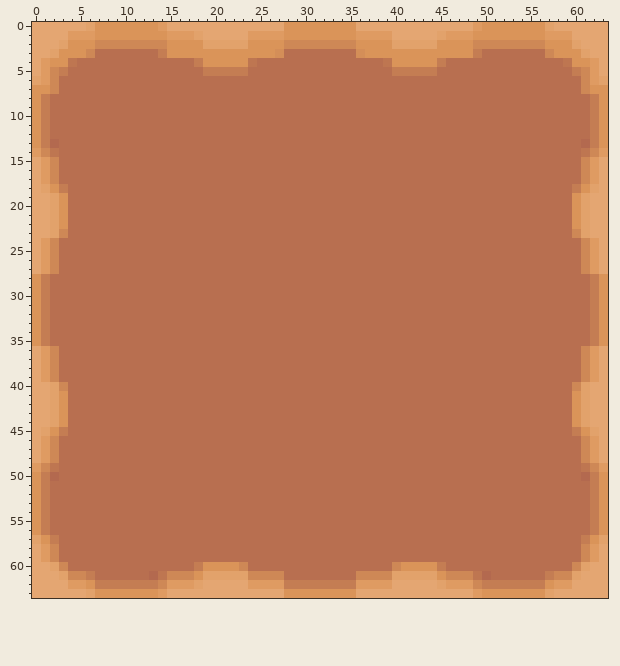
File history of a pixel-art sprite, src/plotLand.png. Above: the version before the commit.
The file is 64x64 pixels. Colours within 5 levels of each other are drawn and written as one.
After:
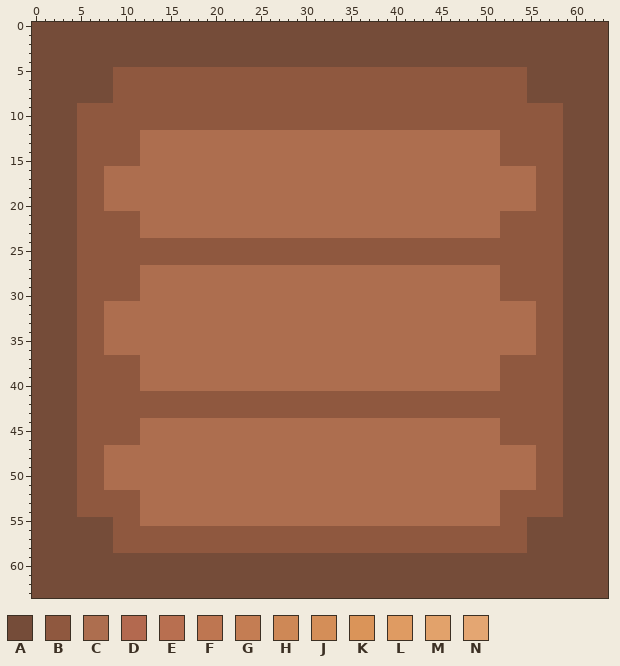
Palette (. is transparent): A #754c39  B #8f583f  C #ad6e4f  D #b3694f  E #b86f50  F #be7651  G #c47d53  H #ce8856  J #d48e58  K #da9459  L #df9b62  M #e2a26b  N #e4a672
From old to new:
Changed rows in their new state; - is an unchanged pixel.
first column x 0:
 0 AAAAAAAAAAAAAAAAAAAAAAAAAAAAAAAAAAAAAAAAAAAAAAAAAAAAAAAAAAAAAAAA
 1 AAAAAAAAAAAAAAAAAAAAAAAAAAAAAAAAAAAAAAAAAAAAAAAAAAAAAAAAAAAAAAAA
 2 AAAAAAAAAAAAAAAAAAAAAAAAAAAAAAAAAAAAAAAAAAAAAAAAAAAAAAAAAAAAAAAA
 3 AAAAAAAAAAAAAAAAAAAAAAAAAAAAAAAAAAAAAAAAAAAAAAAAAAAAAAAAAAAAAAAA
 4 AAAAAAAAAAAAAAAAAAAAAAAAAAAAAAAAAAAAAAAAAAAAAAAAAAAAAAAAAAAAAAAA
 5 AAAAAAAAABBBBBBBBBBBBBBBBBBBBBBBBBBBBBBBBBBBBBBBBBBBBBBAAAAAAAAA
 6 AAAAAAAAABBBBBBBBBBBBBBBBBBBBBBBBBBBBBBBBBBBBBBBBBBBBBBAAAAAAAAA
 7 AAAAAAAAABBBBBBBBBBBBBBBBBBBBBBBBBBBBBBBBBBBBBBBBBBBBBBAAAAAAAAA
 8 AAAAAAAAABBBBBBBBBBBBBBBBBBBBBBBBBBBBBBBBBBBBBBBBBBBBBBAAAAAAAAA
 9 AAAAABBBBBBBBBBBBBBBBBBBBBBBBBBBBBBBBBBBBBBBBBBBBBBBBBBBBBBAAAAA
10 AAAAABBBBBBBBBBBBBBBBBBBBBBBBBBBBBBBBBBBBBBBBBBBBBBBBBBBBBBAAAAA
11 AAAAABBBBBBBBBBBBBBBBBBBBBBBBBBBBBBBBBBBBBBBBBBBBBBBBBBBBBBAAAAA
12 AAAAABBBBBBBCCCCCCCCCCCCCCCCCCCCCCCCCCCCCCCCCCCCCCCCBBBBBBBAAAAA
13 AAAAABBBBBBBCCCCCCCCCCCCCCCCCCCCCCCCCCCCCCCCCCCCCCCCBBBBBBBAAAAA
14 AAAAABBBBBBBCCCCCCCCCCCCCCCCCCCCCCCCCCCCCCCCCCCCCCCCBBBBBBBAAAAA
15 AAAAABBBBBBBCCCCCCCCCCCCCCCCCCCCCCCCCCCCCCCCCCCCCCCCBBBBBBBAAAAA
16 AAAAABBBCCCCCCCCCCCCCCCCCCCCCCCCCCCCCCCCCCCCCCCCCCCCCCCCBBBAAAAA
17 AAAAABBBCCCCCCCCCCCCCCCCCCCCCCCCCCCCCCCCCCCCCCCCCCCCCCCCBBBAAAAA
18 AAAAABBBCCCCCCCCCCCCCCCCCCCCCCCCCCCCCCCCCCCCCCCCCCCCCCCCBBBAAAAA
19 AAAAABBBCCCCCCCCCCCCCCCCCCCCCCCCCCCCCCCCCCCCCCCCCCCCCCCCBBBAAAAA
20 AAAAABBBCCCCCCCCCCCCCCCCCCCCCCCCCCCCCCCCCCCCCCCCCCCCCCCCBBBAAAAA
21 AAAAABBBBBBBCCCCCCCCCCCCCCCCCCCCCCCCCCCCCCCCCCCCCCCCBBBBBBBAAAAA
22 AAAAABBBBBBBCCCCCCCCCCCCCCCCCCCCCCCCCCCCCCCCCCCCCCCCBBBBBBBAAAAA
23 AAAAABBBBBBBCCCCCCCCCCCCCCCCCCCCCCCCCCCCCCCCCCCCCCCCBBBBBBBAAAAA
24 AAAAABBBBBBBBBBBBBBBBBBBBBBBBBBBBBBBBBBBBBBBBBBBBBBBBBBBBBBAAAAA
25 AAAAABBBBBBBBBBBBBBBBBBBBBBBBBBBBBBBBBBBBBBBBBBBBBBBBBBBBBBAAAAA
26 AAAAABBBBBBBBBBBBBBBBBBBBBBBBBBBBBBBBBBBBBBBBBBBBBBBBBBBBBBAAAAA
27 AAAAABBBBBBBCCCCCCCCCCCCCCCCCCCCCCCCCCCCCCCCCCCCCCCCBBBBBBBAAAAA
28 AAAAABBBBBBBCCCCCCCCCCCCCCCCCCCCCCCCCCCCCCCCCCCCCCCCBBBBBBBAAAAA
29 AAAAABBBBBBBCCCCCCCCCCCCCCCCCCCCCCCCCCCCCCCCCCCCCCCCBBBBBBBAAAAA
30 AAAAABBBBBBBCCCCCCCCCCCCCCCCCCCCCCCCCCCCCCCCCCCCCCCCBBBBBBBAAAAA
31 AAAAABBBCCCCCCCCCCCCCCCCCCCCCCCCCCCCCCCCCCCCCCCCCCCCCCCCBBBAAAAA
32 AAAAABBBCCCCCCCCCCCCCCCCCCCCCCCCCCCCCCCCCCCCCCCCCCCCCCCCBBBAAAAA
33 AAAAABBBCCCCCCCCCCCCCCCCCCCCCCCCCCCCCCCCCCCCCCCCCCCCCCCCBBBAAAAA
34 AAAAABBBCCCCCCCCCCCCCCCCCCCCCCCCCCCCCCCCCCCCCCCCCCCCCCCCBBBAAAAA
35 AAAAABBBCCCCCCCCCCCCCCCCCCCCCCCCCCCCCCCCCCCCCCCCCCCCCCCCBBBAAAAA
36 AAAAABBBCCCCCCCCCCCCCCCCCCCCCCCCCCCCCCCCCCCCCCCCCCCCCCCCBBBAAAAA
37 AAAAABBBBBBBCCCCCCCCCCCCCCCCCCCCCCCCCCCCCCCCCCCCCCCCBBBBBBBAAAAA
38 AAAAABBBBBBBCCCCCCCCCCCCCCCCCCCCCCCCCCCCCCCCCCCCCCCCBBBBBBBAAAAA
39 AAAAABBBBBBBCCCCCCCCCCCCCCCCCCCCCCCCCCCCCCCCCCCCCCCCBBBBBBBAAAAA
40 AAAAABBBBBBBCCCCCCCCCCCCCCCCCCCCCCCCCCCCCCCCCCCCCCCCBBBBBBBAAAAA
41 AAAAABBBBBBBBBBBBBBBBBBBBBBBBBBBBBBBBBBBBBBBBBBBBBBBBBBBBBBAAAAA
42 AAAAABBBBBBBBBBBBBBBBBBBBBBBBBBBBBBBBBBBBBBBBBBBBBBBBBBBBBBAAAAA
43 AAAAABBBBBBBBBBBBBBBBBBBBBBBBBBBBBBBBBBBBBBBBBBBBBBBBBBBBBBAAAAA
44 AAAAABBBBBBBCCCCCCCCCCCCCCCCCCCCCCCCCCCCCCCCCCCCCCCCBBBBBBBAAAAA
45 AAAAABBBBBBBCCCCCCCCCCCCCCCCCCCCCCCCCCCCCCCCCCCCCCCCBBBBBBBAAAAA
46 AAAAABBBBBBBCCCCCCCCCCCCCCCCCCCCCCCCCCCCCCCCCCCCCCCCBBBBBBBAAAAA
47 AAAAABBBCCCCCCCCCCCCCCCCCCCCCCCCCCCCCCCCCCCCCCCCCCCCCCCCBBBAAAAA
48 AAAAABBBCCCCCCCCCCCCCCCCCCCCCCCCCCCCCCCCCCCCCCCCCCCCCCCCBBBAAAAA
49 AAAAABBBCCCCCCCCCCCCCCCCCCCCCCCCCCCCCCCCCCCCCCCCCCCCCCCCBBBAAAAA
50 AAAAABBBCCCCCCCCCCCCCCCCCCCCCCCCCCCCCCCCCCCCCCCCCCCCCCCCBBBAAAAA
51 AAAAABBBCCCCCCCCCCCCCCCCCCCCCCCCCCCCCCCCCCCCCCCCCCCCCCCCBBBAAAAA
52 AAAAABBBBBBBCCCCCCCCCCCCCCCCCCCCCCCCCCCCCCCCCCCCCCCCBBBBBBBAAAAA
53 AAAAABBBBBBBCCCCCCCCCCCCCCCCCCCCCCCCCCCCCCCCCCCCCCCCBBBBBBBAAAAA
54 AAAAABBBBBBBCCCCCCCCCCCCCCCCCCCCCCCCCCCCCCCCCCCCCCCCBBBBBBBAAAAA
55 AAAAAAAAABBBCCCCCCCCCCCCCCCCCCCCCCCCCCCCCCCCCCCCCCCCBBBAAAAAAAAA
56 AAAAAAAAABBBBBBBBBBBBBBBBBBBBBBBBBBBBBBBBBBBBBBBBBBBBBBAAAAAAAAA
57 AAAAAAAAABBBBBBBBBBBBBBBBBBBBBBBBBBBBBBBBBBBBBBBBBBBBBBAAAAAAAAA
58 AAAAAAAAABBBBBBBBBBBBBBBBBBBBBBBBBBBBBBBBBBBBBBBBBBBBBBAAAAAAAAA
59 AAAAAAAAAAAAAAAAAAAAAAAAAAAAAAAAAAAAAAAAAAAAAAAAAAAAAAAAAAAAAAAA
60 AAAAAAAAAAAAAAAAAAAAAAAAAAAAAAAAAAAAAAAAAAAAAAAAAAAAAAAAAAAAAAAA
61 AAAAAAAAAAAAAAAAAAAAAAAAAAAAAAAAAAAAAAAAAAAAAAAAAAAAAAAAAAAAAAAA
62 AAAAAAAAAAAAAAAAAAAAAAAAAAAAAAAAAAAAAAAAAAAAAAAAAAAAAAAAAAAAAAAA
63 AAAAAAAAAAAAAAAAAAAAAAAAAAAAAAAAAAAAAAAAAAAAAAAAAAAAAAAAAAAAAAAA
